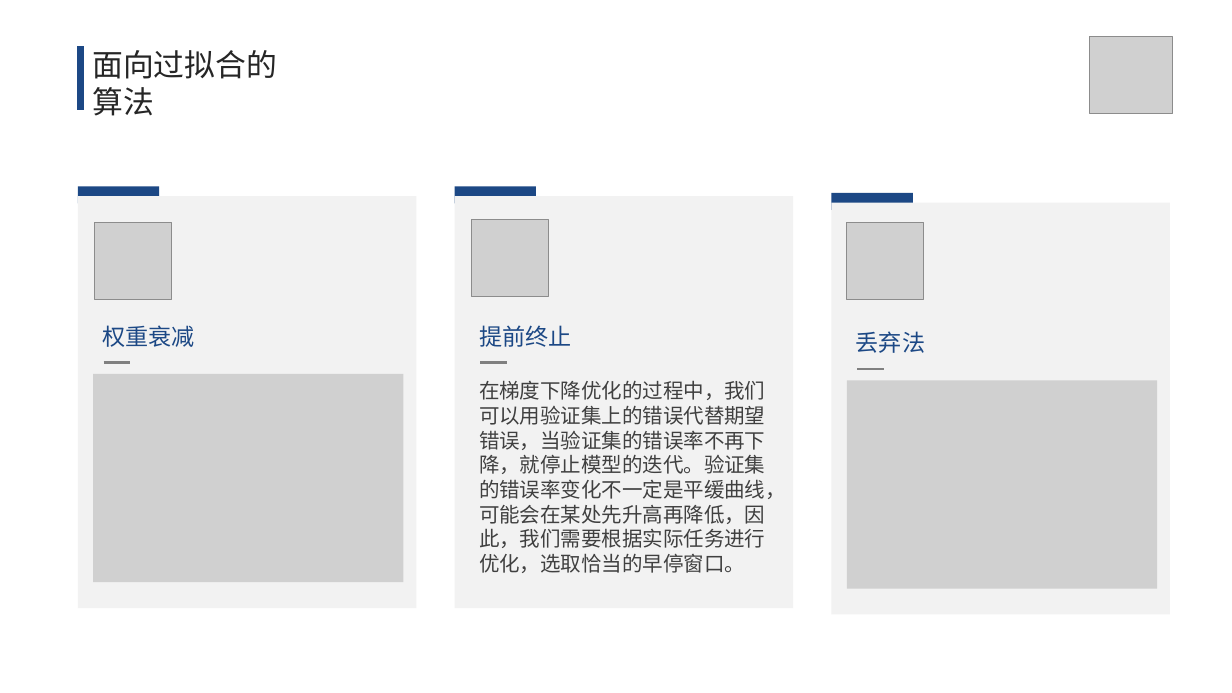
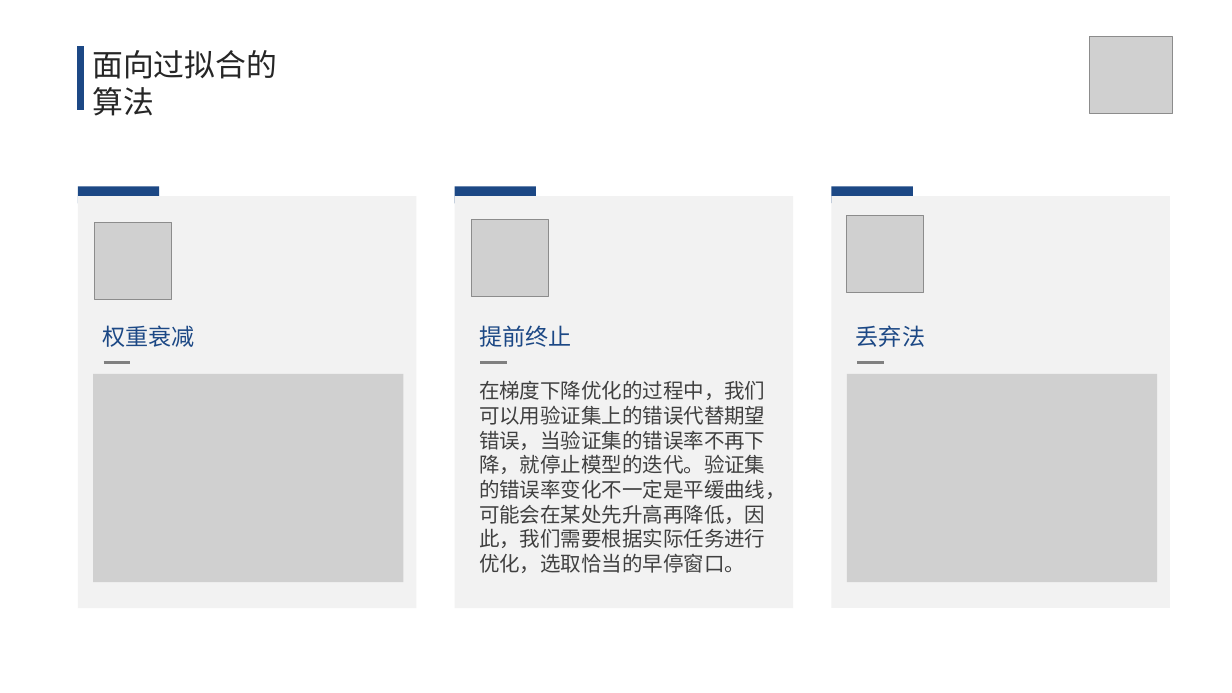
Before and after one commit to lt610/DeepGCN, a slide deck: slide 8 of 毕设提交/ppt/答辩ppt.pptx. Drawn at 1232x693 pixels with LibreOffice and Linux fonts; fonts in the diff are those of the drawing; grey boxes stand for pictures. Boxes give left, top, right and bottom in pixels: in the first picture for what was removed or moved away, otherwise in the second. Text is boxed around its words. In the diff, an @@ line names an element or a change of style, - is before the commit and + after.

```diff
--- a/毕设提交/ppt/答辩ppt.pptx
+++ b/毕设提交/ppt/答辩ppt.pptx
@@ 2 pictures, 2 rectangles, 1 text, 1 line: place and size @@
-2 pictures, 2 rectangles, 1 text, 1 line at [832, 193, 1170, 615]
+2 pictures, 2 rectangles, 1 text, 1 line at [832, 187, 1170, 608]
```
Also in this commit, not shown: 3 other slides changed, 12 slides added, 1 slide removed.
